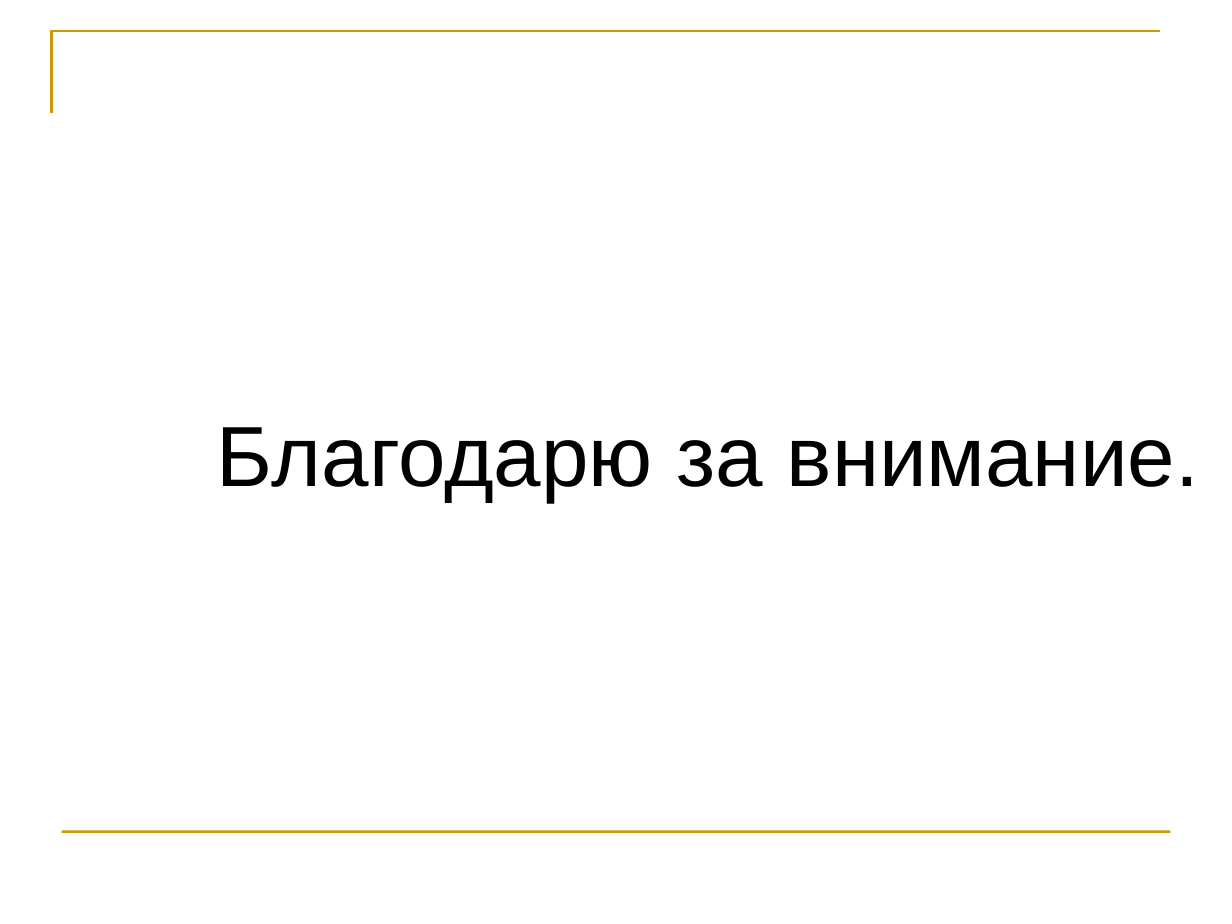
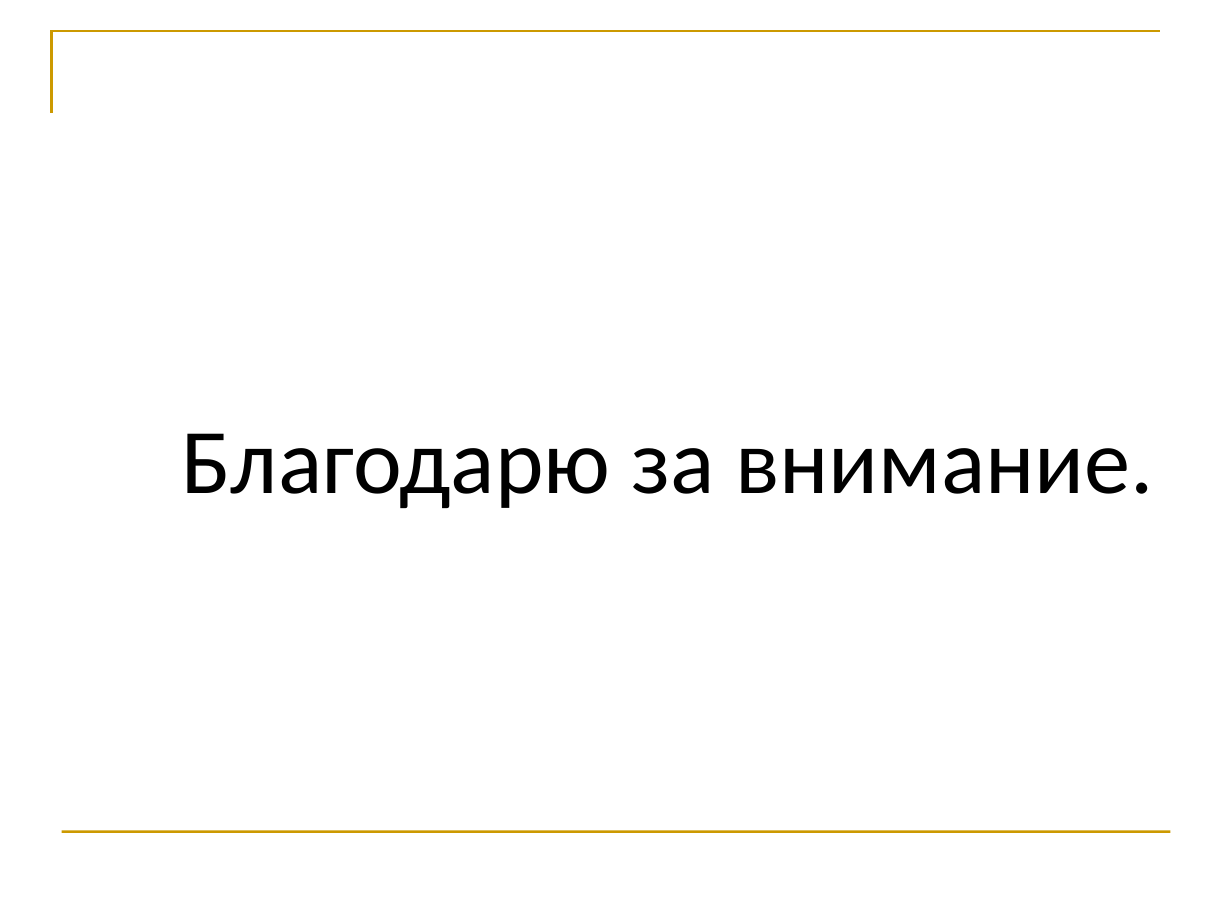
Before and after one commit to erad888/fsm-decompose, a slide deck: slide 17 of Презентация.pptx (slide 16 before the commit). Drawn at 1232x924 pixels with LibreOffice and Linux fonts; fonts in the diff are those of the drawing. Boxes give left, top, right and bottom in pixels: in the first picture for what was removed or moved away, otherwise in the second. Text is boxed around its words. In the diff, an @@ line names an element or a change of style, - is before the commit and + after.

```diff
--- a/Презентация.pptx
+++ b/Презентация.pptx
@@ text "Благодарю за внимание.": place and size @@
-text "Благодарю за внимание." at <box>217,427,1199,501</box>
+text "Благодарю за внимание." at <box>181,433,1154,508</box>
@@ text "Благодарю за внимание." at <box>181,433,1154,508</box>: size 50 to 54 pt, font Arial to Calibri @@
```
Also in this commit, not shown: 7 other slides changed, 1 slide added, 5 other files.
